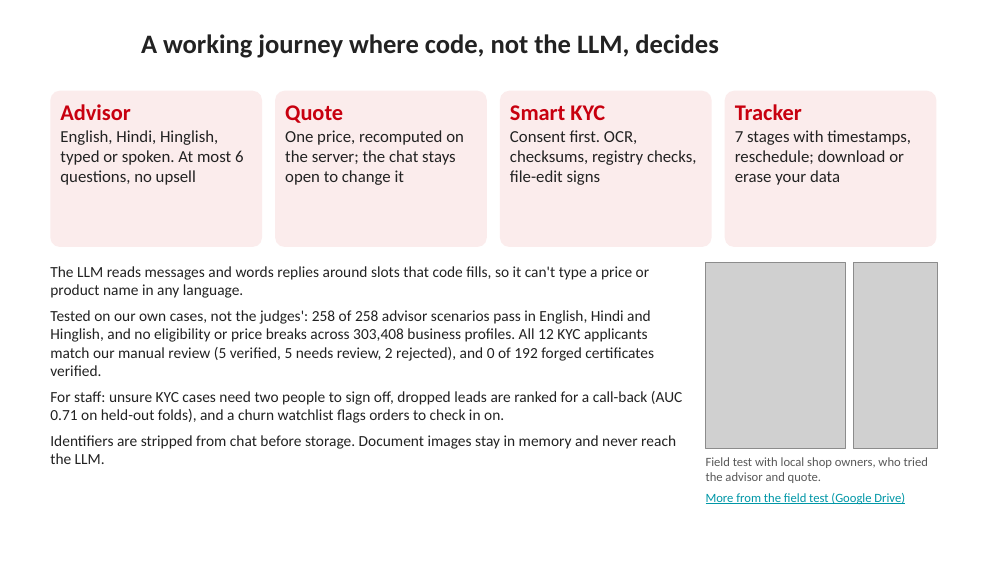
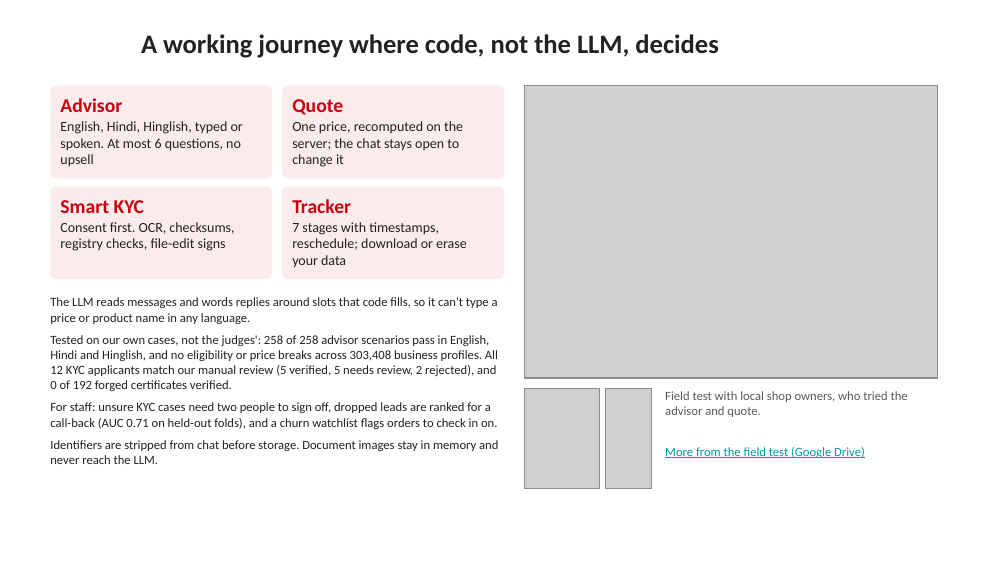
Before and after one commit to adityamalik24/udyam-digital, a slide deck: slide 4 of docs/Udyam_Digital_Business_Case_7_slides.pptx. Drawn at 1008x567 pixels with LibreOffice and Linux fonts; fonts in the diff are those of the drawing; grey boxes stand for pictures; background and template pictures are left out. Boxes give left, top, right and bottom in pixels: in the first picture for what was removed or moved away, otherwise in the second. Text is boxed around its words. In the diff, an @@ line names an element or a change of style, - is before the commit and + after.

```diff
--- a/docs/Udyam_Digital_Business_Case_7_slides.pptx
+++ b/docs/Udyam_Digital_Business_Case_7_slides.pptx
@@ rounded rectangle: place and size @@
-rounded rectangle at (50,91,262,247)
+rounded rectangle at (50,86,272,178)
@@ rounded rectangle: place and size @@
-rounded rectangle at (275,91,487,247)
+rounded rectangle at (282,86,504,178)
@@ picture added at (524,86,937,378) @@
@@ text "English, Hindi, Hinglish, typed or ...": place and size @@
-text "English, Hindi, Hinglish, typed or ..." at (60,130,243,185)
+text "English, Hindi, Hinglish, typed or ..." at (60,121,243,167)
@@ text "Quote": place and size @@
-text "Quote" at (285,105,343,123)
+text "Quote" at (292,99,343,115)
@@ text "One price, recomputed on the ...": place and size @@
-text "One price, recomputed on the ..." at (285,130,464,185)
+text "One price, recomputed on the ..." at (292,121,463,167)
@@ rounded rectangle: place and size @@
-rounded rectangle at (500,91,712,247)
+rounded rectangle at (50,186,272,279)
@@ text "Smart KYC": place and size @@
-text "Smart KYC" at (510,105,605,120)
+text "Smart KYC" at (60,200,145,213)
@@ rounded rectangle: place and size @@
-rounded rectangle at (725,91,936,247)
+rounded rectangle at (282,186,504,279)
@@ size 16 to 14 pt in 4 elements at (60,98,122,112), (292,99,343,115), (60,200,145,213), (292,199,351,213) @@
@@ text "Tracker": place and size @@
-text "Tracker" at (735,104,802,120)
+text "Tracker" at (292,199,351,213)
@@ text "Consent first. OCR, checksums, registry ...": place and size @@
-text "Consent first. OCR, checksums, registry ..." at (510,130,697,185)
+text "Consent first. OCR, checksums, registry ..." at (60,222,234,251)
@@ size 12 to 10 pt in 4 elements at (60,121,243,167), (292,121,463,167), (60,222,234,251), (292,222,467,268) @@
@@ text "7 stages with timestamps, reschedule; ...": place and size @@
-text "7 stages with timestamps, reschedule; ..." at (735,130,911,185)
+text "7 stages with timestamps, reschedule; ..." at (292,222,467,268)
@@ text "The LLM reads messages and ...": place and size @@
-text "The LLM reads messages and ..." at (50,266,682,464)
+text "The LLM reads messages and ..." at (50,297,498,464)
@@ text "The LLM reads messages and ..." at (50,297,498,464): size 11 to 9 pt @@
@@ picture: place and size @@
-picture at (706,262,846,449)
+picture at (524,388,600,489)
@@ picture: place and size @@
-picture at (854,262,937,449)
+picture at (606,388,651,489)
@@ text "Field test with local shop ..." rewrapped from (706,457,928,483) to (665,391,908,417) @@
@@ text "More from the field test ...": place and size @@
-text "More from the field test ..." at (706,493,905,504)
+text "More from the field test ..." at (665,447,865,458)
```
Also in this commit, not shown: 2 other slides changed, 3 other files.
